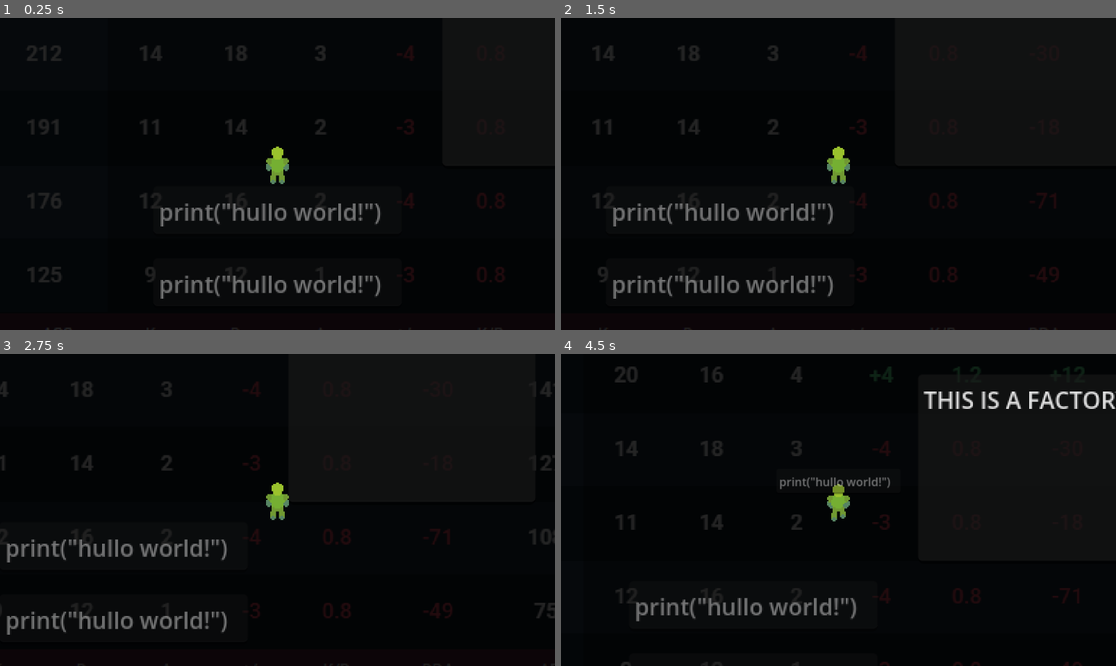
Above: before the commit, frames 1-4 (two rows, left to right).
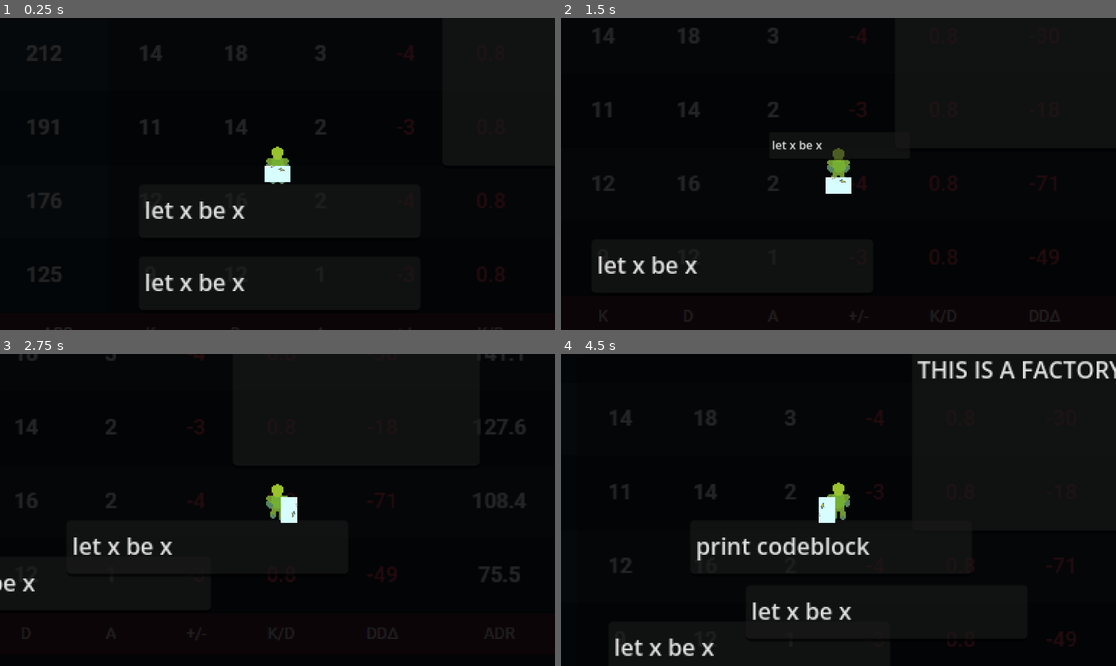
Above: after the commit, the same moments.

Repository: csesoc/csesoc-game-2026
Game: Godot game, scene res://worldspace/world.tscn
Same seed, same stepped clock (60 frames per second), same inputs: the game is played once before the commit and once after it.
Inputs:
- Up to frame 1 (0.25 s): no input
- Up to frame 2 (1.5 s): tap Enter at 0.5 s; hold D (move right) 0.53-1.28 s; hold E (primary interact) 0.53-1.28 s; hold S (move down) from 1.28 s (still down); tap E (primary interact) at 1.35 s
- Up to frame 3 (2.75 s): release S (move down) at 2.03 s; hold D (move right) from 2.03 s (still down); hold E (primary interact) from 2.03 s (still down)
- Up to frame 4 (4.5 s): release D (move right) at 2.78 s; release E (primary interact) at 2.78 s; hold W (move up) 2.78-3.53 s; tap E (primary interact) at 2.85, 4.35 s; hold E (primary interact) 3.53-4.28 s; hold A (move left) from 3.53 s (still down)

The runs differ from the first frame. In frame 1, 2.6% of the frame differs, in the area x 5-89%, y 12-90%; in frame 2, 4.8%; in frame 3, 4.4%; in frame 4, 7.0%, in the area x 8-100%, y 2-100%.
Error before the commit: Invalid access to property or key 'playerInteract' on a base object of type 'StaticBody2D'. (res://worldspace/player/player.gd:76)

Commit message:
feat | added codeblock if and started expression nodes

Diff:
--- a/godot-project/gamespace/interpreter.gd
+++ b/godot-project/gamespace/interpreter.gd
@@ -15,9 +15,8 @@
 		instance = Interpreter.new()
 	return instance
 
+# doesnt reset.
 func run_program(program: Array[Codeblock]):
-	resetState()
-
 	for block in program:
 		block.runCode(self)
 		print(variables)
--- a/godot-project/tests/test_interpreter.gd
+++ b/godot-project/tests/test_interpreter.gd
@@ -7,14 +7,14 @@
 
 func test_set_variable():
 	var program: Array[Codeblock] = [
-		CodeblockAssign.create("score", 10),
-		CodeblockPrint.create("score")
+		CodeblockAssign.create("score")
+		#CodeblockPrint.create("score")
 	]
 
 	Interpreter.getInstance().run_program(program)
 
 	print(Interpreter.getInstance().output)
-	assert(Interpreter.getInstance().output == [10])
+	#assert(Interpreter.getInstance().output == [10])
 	assert(Interpreter.getInstance().variables["score"] == 10)
 
 	print("PASS: set variable")
--- a/godot-project/worldspace/interactables/codeblocks/CodeblockAssign.gd
+++ b/godot-project/worldspace/interactables/codeblocks/CodeblockAssign.gd
@@ -1,17 +1,16 @@
 class_name CodeblockAssign
 extends Codeblock
 
-static var scene = load("res://worldspace/interactables/codeblocks/CodeblockAssign.tscn")
+static var scene = preload("res://worldspace/interactables/codeblocks/CodeblockAssign.tscn")
 
 # the value to assign
-var value # (int, string, or other)
+var value = 10 # : ExpressionNode = null # (int, string, or other)
 # the variable to be assigned the value
 var target: String
 
-static func create(target: String, value):
+static func create(target: String):
 	var instance = scene.instantiate()
 	instance.target = target
-	instance.value = value
 	return instance
 
 func runCode(interpreter: Interpreter):
--- a/godot-project/worldspace/interactables/codeblocks/CodeblockAssign.tscn
+++ b/godot-project/worldspace/interactables/codeblocks/CodeblockAssign.tscn
@@ -1,7 +1,10 @@
 [gd_scene format=3 uid="uid://bu2qwi4f113h0"]
 
-[ext_resource type="PackedScene" uid="uid://ckh0owkvn118n" path="res://worldspace/interactables/codeblocks/Codeblock.tscn" id="1_fhbxj"]
+[ext_resource type="PackedScene" uid="uid://ckh0owkvn118n" path="res://worldspace/interactables/codeblocks/codeblock.tscn" id="1_fhbxj"]
 [ext_resource type="Script" uid="uid://dqceimak8cqly" path="res://worldspace/interactables/codeblocks/CodeblockAssign.gd" id="2_1pvw7"]
 
 [node name="Codeblock" unique_id=1573427484 instance=ExtResource("1_fhbxj")]
 script = ExtResource("2_1pvw7")
+
+[node name="TextEdit" parent="." index="0" unique_id=1894564379]
+text = "let x be x"
--- /dev/null
+++ b/godot-project/worldspace/interactables/codeblocks/CodeblockIf.gd
@@ -0,0 +1,19 @@
+class_name CodeblockIf
+extends Codeblock
+
+static var scene = preload("res://worldspace/interactables/codeblocks/CodeblockIf.tscn")
+
+# if condition
+var condition: ExpressionNode = null # (int, string, or other)
+# the variable to be assigned the value
+var body: Array[Codeblock] = []
+
+static func create():
+	var instance = scene.instantiate()
+	return instance
+
+func runCode(interpreter: Interpreter):
+	if condition.evaluateBoolean():
+		interpreter.run_program(body)
+
+	interpreter.steps += 1
--- a/godot-project/worldspace/interactables/codeblocks/CodeblockPrint.gd
+++ b/godot-project/worldspace/interactables/codeblocks/CodeblockPrint.gd
@@ -1,7 +1,7 @@
 class_name CodeblockPrint
 extends Codeblock
 
-static var scene = load("res://worldspace/interactables/codeblocks/CodeblockPrint.tscn")
+static var scene = preload("res://worldspace/interactables/codeblocks/CodeblockPrint.tscn")
 
 # the value to print
 var value # (int, string, or variable)
--- a/godot-project/worldspace/interactables/codeblocks/CodeblockPrint.tscn
+++ b/godot-project/worldspace/interactables/codeblocks/CodeblockPrint.tscn
@@ -1,7 +1,10 @@
 [gd_scene format=3 uid="uid://iwajr71ge6l2"]
 
-[ext_resource type="PackedScene" uid="uid://ckh0owkvn118n" path="res://worldspace/interactables/codeblocks/Codeblock.tscn" id="1_1jw7d"]
+[ext_resource type="PackedScene" uid="uid://bu2qwi4f113h0" path="res://worldspace/interactables/codeblocks/CodeblockAssign.tscn" id="1_1jw7d"]
 [ext_resource type="Script" uid="uid://clusmtmmo0u10" path="res://worldspace/interactables/codeblocks/CodeblockPrint.gd" id="2_a8gfb"]
 
 [node name="Codeblock" unique_id=2110746740 instance=ExtResource("1_1jw7d")]
 script = ExtResource("2_a8gfb")
+
+[node name="TextEdit" parent="." index="0" unique_id=1894564379]
+text = "print codeblock"
--- a/godot-project/worldspace/interactables/codeblocks/codeblock.tscn
+++ b/godot-project/worldspace/interactables/codeblocks/codeblock.tscn
@@ -1,26 +1,27 @@
 [gd_scene format=3 uid="uid://ckh0owkvn118n"]
 
+[ext_resource type="Script" uid="uid://bkdsbcxj4bcb3" path="res://worldspace/interactables/CodeFactory.gd" id="1_cd2a7"]
 [ext_resource type="Script" uid="uid://b83bksvwk3gsh" path="res://worldspace/interactables/PlayerPickupComponent.gd" id="2_f8vr4"]
+[ext_resource type="PackedScene" uid="uid://iwajr71ge6l2" path="res://worldspace/interactables/codeblocks/CodeblockPrint.tscn" id="2_jau0g"]
 
 [sub_resource type="RectangleShape2D" id="RectangleShape2D_yq4o1"]
-size = Vector2(171, 34.5)
+size = Vector2(193.5, 38.125)
 
-[node name="Codeblock" type="StaticBody2D" unique_id=1686071104]
+[node name="Codefactory" type="StaticBody2D" unique_id=234468239]
+script = ExtResource("1_cd2a7")
+blockScene = ExtResource("2_jau0g")
 
-[node name="TextEdit" type="TextEdit" parent="." unique_id=1894564379]
-offset_left = -86.0
-offset_top = -17.0
-offset_right = 86.0
-offset_bottom = 18.0
-text = "print(\"hullo world!\")"
-placeholder_text = "hi"
-editable = false
-scroll_fit_content_height = true
-scroll_fit_content_width = true
-metadata/_edit_use_anchors_ = true
-
-[node name="CollisionShape2D" type="CollisionShape2D" parent="." unique_id=1473175836]
+[node name="CollisionShape2D" type="CollisionShape2D" parent="." unique_id=1554757667]
+position = Vector2(1, 2)
 shape = SubResource("RectangleShape2D_yq4o1")
 
-[node name="PlayerPickupComponent" type="Node2D" parent="." unique_id=1378022403]
+[node name="PlayerPickupComponent" type="Node2D" parent="." unique_id=282065732]
 script = ExtResource("2_f8vr4")
+
+[node name="TextEdit" type="TextEdit" parent="." unique_id=141631934]
+offset_left = -96.0
+offset_top = -18.0
+offset_right = 99.0
+offset_bottom = 21.0
+text = "i dont exist codeblock"
+placeholder_text = "factory"
--- a/godot-project/worldspace/interactables/codefactory.tscn
+++ b/godot-project/worldspace/interactables/codefactory.tscn
@@ -1,15 +1,15 @@
 [gd_scene format=3 uid="uid://cyqqujrqyibxl"]
 
 [ext_resource type="Script" uid="uid://bkdsbcxj4bcb3" path="res://worldspace/interactables/CodeFactory.gd" id="1_io6sf"]
-[ext_resource type="PackedScene" uid="uid://ckh0owkvn118n" path="res://worldspace/interactables/codeblocks/Codeblock.tscn" id="2_0cv4y"]
 [ext_resource type="Script" uid="uid://b83bksvwk3gsh" path="res://worldspace/interactables/PlayerPickupComponent.gd" id="2_bpssy"]
+[ext_resource type="PackedScene" uid="uid://iwajr71ge6l2" path="res://worldspace/interactables/codeblocks/CodeblockPrint.tscn" id="2_fw1i3"]
 
 [sub_resource type="RectangleShape2D" id="RectangleShape2D_yq4o1"]
 size = Vector2(171, 131.125)
 
 [node name="Codefactory" type="StaticBody2D" unique_id=234468239]
 script = ExtResource("1_io6sf")
-blockScene = ExtResource("2_0cv4y")
+blockScene = ExtResource("2_fw1i3")
 
 [node name="CollisionShape2D" type="CollisionShape2D" parent="." unique_id=1554757667]
 position = Vector2(0, 6.4375)
--- /dev/null
+++ b/godot-project/worldspace/interactables/expressions/ExpressionNode.gd
@@ -0,0 +1,40 @@
+# ExpressionNode.gd
+@abstract
+class_name ExpressionNode
+extends Interactable
+
+@onready var textBlock = $TextEdit
+@onready var pickupComponent: PlayerPickupComponent = $PlayerPickupComponent
+@onready var collisionShape: CollisionShape2D = $CollisionShape2D
+
+
+# static var scene = preload("res://worldspace/interactables/codeblocks/CodeblockAssign.tscn")
+
+# Called when the node enters the scene tree for the first time.
+func _ready() -> void:
+	super()
+
+# Called every frame. 'delta' is the elapsed time since the previous frame.
+func _process(delta: float) -> void:
+	pass
+
+@abstract
+func evaluate()
+
+
+@abstract func runCode(interpreter: Interpreter) -> void
+
+# pickup functionality
+func onPickup():
+	scale /= 2
+	collisionShape.call_deferred("disabled", true)
+
+func onDrop():
+	scale *= 2
+	collisionShape.call_deferred("disabled", false)
+
+func onPlayerInteract(player: Player):
+	if pickupComponent.isPlayerAttached():
+		pickupComponent.getDropped(player)
+	else:
+		pickupComponent.getPickedUp(player)
--- a/godot-project/worldspace/player/player.gd
+++ b/godot-project/worldspace/player/player.gd
@@ -72,18 +72,22 @@
 		facingRotation = deg_to_rad(0)
 
 	if event.is_action_pressed("primary interact"):
+		print("player tried to interact")
 		if heldObject != null:
+			print("while already holding object")
 			heldObject.playerInteract.emit(self)
 			return
 
+		# TODO | sort by range
 		for interactable in interactablesInRange:
 			interactable.playerInteract.emit(self)
+			break
 
 func onPickupObject(object: Node2D):
 	object.position = Vector2(0, -20)
 	add_child(object)
 	heldObject = object
-	speed = 50
+	speed = 90
 
 func onDropObject(object):
 	remove_child(object)
--- a/godot-project/worldspace/player/player.tscn
+++ b/godot-project/worldspace/player/player.tscn
@@ -22,7 +22,7 @@
 "duration": 1.0,
 "texture": SubResource("AtlasTexture_g2els")
 }],
-"loop": true,
+"loop": 1,
 "name": &"idle",
 "speed": 6.0
 }, {
@@ -39,7 +39,7 @@
 "duration": 1.0,
 "texture": SubResource("AtlasTexture_g2els")
 }],
-"loop": true,
+"loop": 1,
 "name": &"walk",
 "speed": 6.0
 }]
@@ -50,29 +50,28 @@
 [sub_resource type="RectangleShape2D" id="RectangleShape2D_qhqgy"]
 size = Vector2(18, 11.734375)
 
-[node name="player" type="CharacterBody2D"]
+[node name="player" type="CharacterBody2D" unique_id=1754688979]
 script = ExtResource("1_g1dw6")
 
-[node name="AnimatedSprite2D" type="AnimatedSprite2D" parent="."]
+[node name="AnimatedSprite2D" type="AnimatedSprite2D" parent="." unique_id=40840278]
 texture_filter = 1
 position = Vector2(0, -8)
 sprite_frames = SubResource("SpriteFrames_qlg0r")
 animation = &"idle"
 
-[node name="PlayerHitbox" type="CollisionShape2D" parent="."]
+[node name="PlayerHitbox" type="CollisionShape2D" parent="." unique_id=1310226723]
 shape = SubResource("RectangleShape2D_g2els")
 
-[node name="InteractionArea" type="Area2D" parent="."]
+[node name="InteractionArea" type="Area2D" parent="." unique_id=1247774136]
 position = Vector2(0, 8)
 
-[node name="InteractionHitbox" type="CollisionShape2D" parent="InteractionArea"]
+[node name="InteractionHitbox" type="CollisionShape2D" parent="InteractionArea" unique_id=203971677]
 shape = SubResource("RectangleShape2D_qhqgy")
 
-[node name="Sprite2D" type="Sprite2D" parent="InteractionArea"]
-visible = false
+[node name="Sprite2D" type="Sprite2D" parent="InteractionArea" unique_id=342392059]
 position = Vector2(0, 8.940697e-08)
 scale = Vector2(0.09190708, -0.058290184)
 texture = ExtResource("3_qjkh3")
 
-[node name="Camera2D" type="Camera2D" parent="."]
+[node name="Camera2D" type="Camera2D" parent="." unique_id=1266008257]
 zoom = Vector2(3, 3)
--- a/godot-project/worldspace/world.tscn
+++ b/godot-project/worldspace/world.tscn
@@ -2,7 +2,7 @@
 
 [ext_resource type="Script" uid="uid://dfyiuahxs73wi" path="res://worldspace/World.gd" id="1_4wyf3"]
 [ext_resource type="PackedScene" uid="uid://df3pumbvbb8h0" path="res://worldspace/player/player.tscn" id="1_rwgxs"]
-[ext_resource type="PackedScene" uid="uid://ckh0owkvn118n" path="res://worldspace/interactables/codeblocks/Codeblock.tscn" id="2_4wyf3"]
+[ext_resource type="PackedScene" uid="uid://bu2qwi4f113h0" path="res://worldspace/interactables/codeblocks/CodeblockAssign.tscn" id="3_f286h"]
 [ext_resource type="PackedScene" uid="uid://cyqqujrqyibxl" path="res://worldspace/interactables/codefactory.tscn" id="4_71j4m"]
 [ext_resource type="Script" uid="uid://cht7y36aru16g" path="res://tests/test_interpreter.gd" id="4_k0juu"]
 
@@ -13,7 +13,7 @@
 texture_filter = 1
 script = ExtResource("1_4wyf3")
 playerScene = ExtResource("1_rwgxs")
-blockScene = ExtResource("2_4wyf3")
+blockScene = ExtResource("3_f286h")
 factoryScene = ExtResource("4_71j4m")
 
 [node name="player" parent="." unique_id=71856057 instance=ExtResource("1_rwgxs")]
Not shown, added: godot-project/worldspace/interactables/codeblocks/CodeblockIf.gd.uid
Not shown, added: godot-project/worldspace/interactables/expressions/ExpressionNode.gd.uid
Not shown: 1 places in godot-project/worldspace/player/player.tscn that only renumber resources
